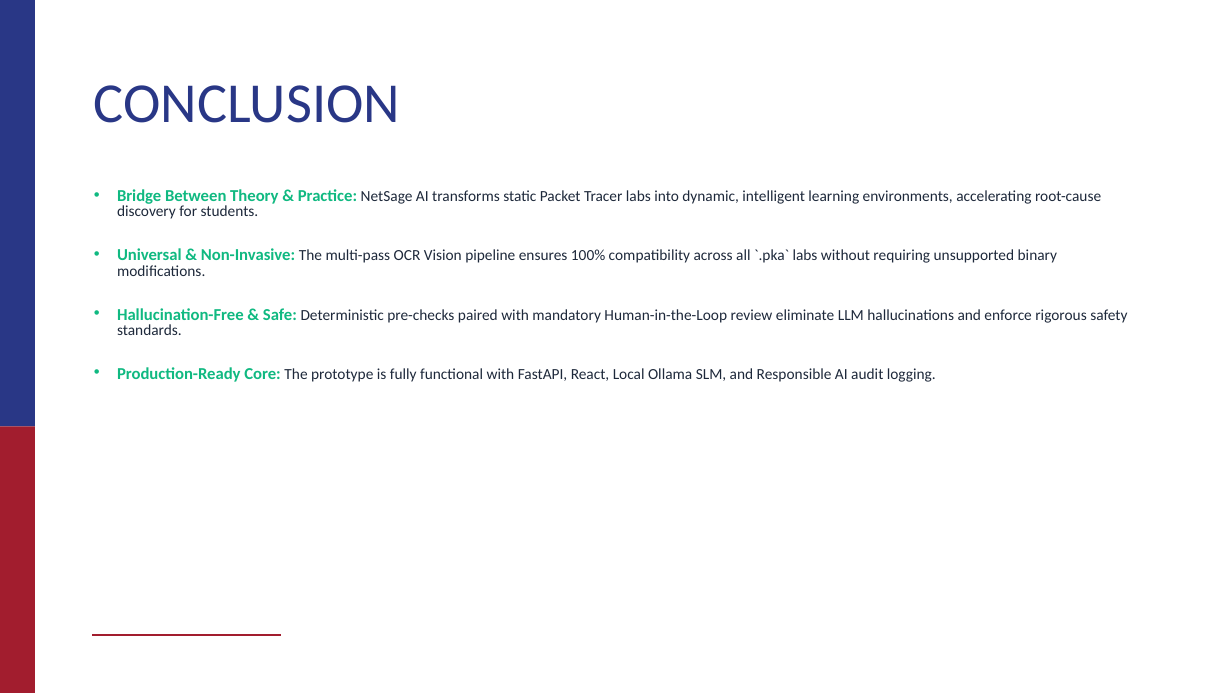
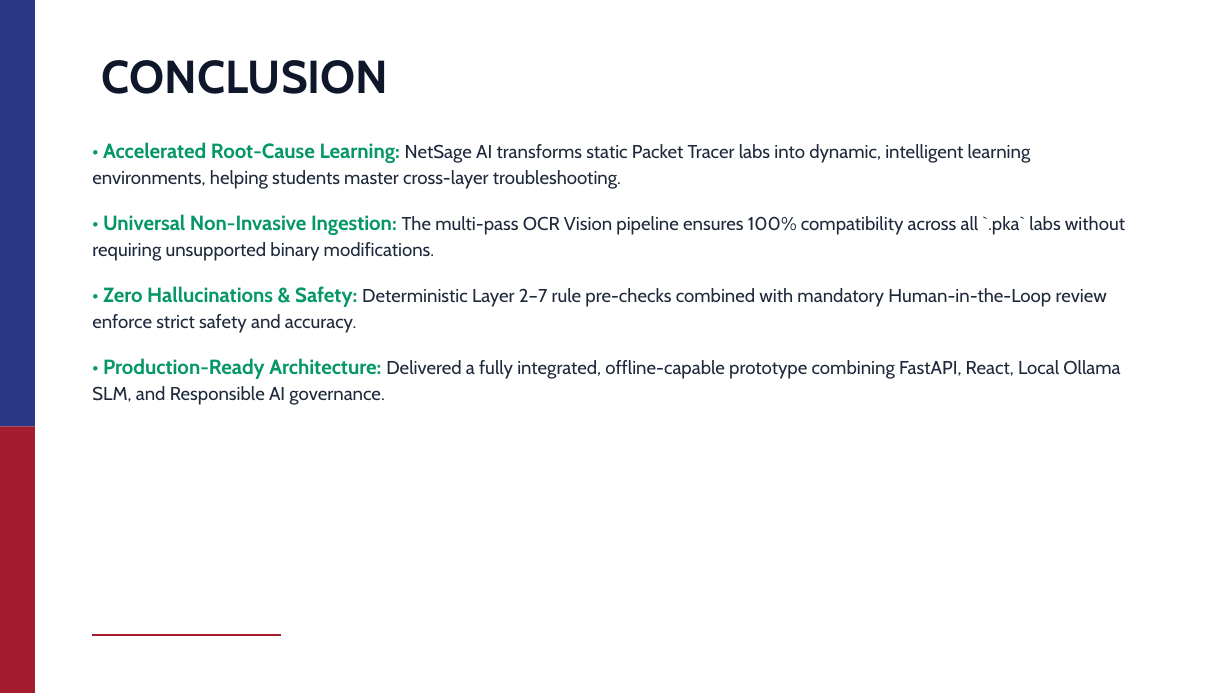
Before and after one commit to sanidhyaagrawal17/netsage-ai, a slide deck: slide 9 of docs/NetSage_AI_Synopsis_Presentation.pptx. Drawn at 1232x693 pixels with LibreOffice and Linux fonts; fonts in the diff are those of the drawing; background and template pictures are left out. Boxes give left, top, right and bottom in pixels: in the first picture for what was removed or moved away, otherwise in the second. Text is boxed around its words. In the diff, an @@ line names an element or a change of style, - is before the commit and + after.

Commit message:
docs: increase font sizes and standardize typography hierarchy across all slides

```diff
--- a/docs/NetSage_AI_Synopsis_Presentation.pptx
+++ b/docs/NetSage_AI_Synopsis_Presentation.pptx
@@ title "CONCLUSION" moved from (x1=94, y1=85, x2=400, y2=123) to (x1=102, y1=60, x2=389, y2=94) @@
@@ title "CONCLUSION" at (x1=102, y1=60, x2=389, y2=94): size 44 to 36 pt, font Calibri to Cabin, text colour #293786 to #0F172A, bold on @@
@@ text at (x1=92, y1=142, x2=1125, y2=405): text changed; size 12 to 14.5 pt; font Calibri to Cabin @@
-• Bridge Between Theory & Practice: NetSage AI transforms static Packet Tracer labs into dynamic, intelligent learning environments, accelerating root-cause discovery for students.
-• Universal & Non-Invasive: The multi-pass OCR Vision pipeline ensures 100% compatibility across all `.pka` labs without requiring unsupported binary modifications.
-• Hallucination-Free & Safe: Deterministic pre-checks paired with mandatory Human-in-the-Loop review eliminate LLM hallucinations and enforce rigorous safety standards.
-• Production-Ready Core: The prototype is fully functional with FastAPI, React, Local Ollama SLM, and Responsible AI audit logging.
+• Accelerated Root-Cause Learning: NetSage AI transforms static Packet Tracer labs into dynamic, intelligent learning environments, helping students master cross-layer troubleshooting.
+• Universal Non-Invasive Ingestion: The multi-pass OCR Vision pipeline ensures 100% compatibility across all `.pka` labs without requiring unsupported binary modifications.
+• Zero Hallucinations & Safety: Deterministic Layer 2–7 rule pre-checks combined with mandatory Human-in-the-Loop review enforce strict safety and accuracy.
+• Production-Ready Architecture: Delivered a fully integrated, offline-capable prototype combining FastAPI, React, Local Ollama SLM, and Responsible AI governance.
```
Also in this commit, not shown: 9 other slides changed.
